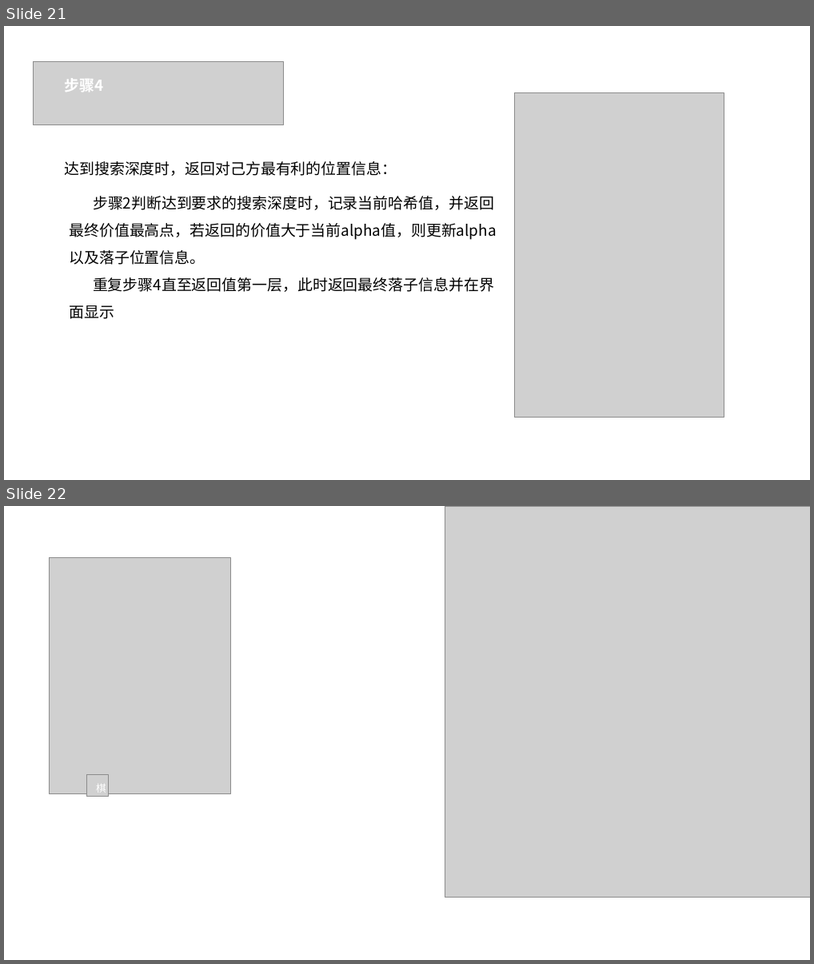
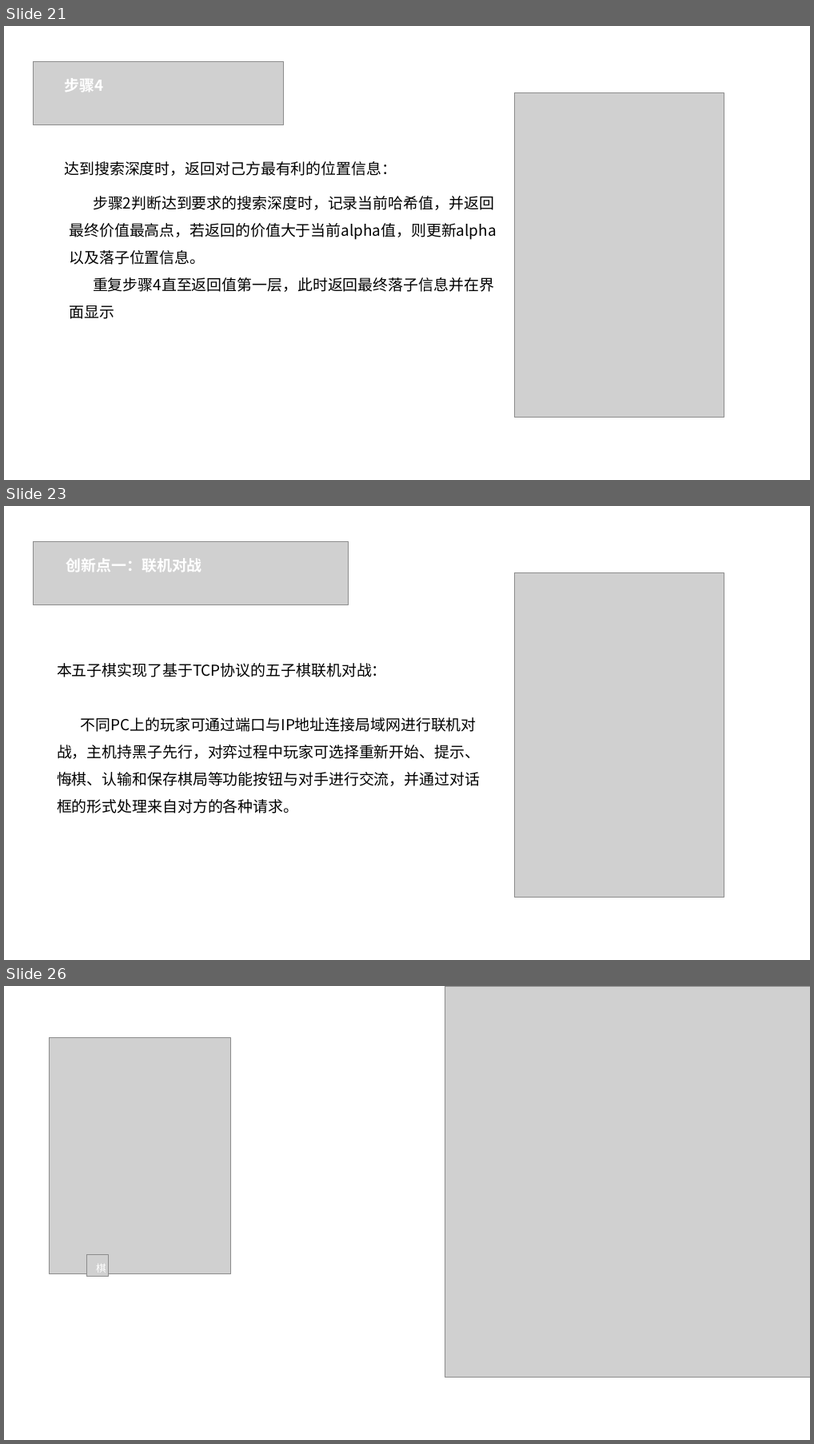
Before and after one commit to IPCHIFUNG/Gobang, a slide deck: doc/五子棋项目演示PPT.pptx. Shown one above the other, each under a label of ours: slides 21 and 22 before the commit, slides 21, 23 and 26 after it; the slides between them are not shown. The pictures are 814x964 and 814x1444 pixels, drawn with LibreOffice and Linux fonts; fonts in the diff are those of the drawing; grey boxes stand for pictures. Boxes give left, top, right and bottom in pixels: in the first picture for what was removed or moved away, otherwise in the second. Text is boxed around its words. In the diff, an @@ line names an element or a change of style, - is before the commit and + after.

Commit message:
PPT创新部分完成

```diff
--- a/doc/五子棋项目演示PPT.pptx
+++ b/doc/五子棋项目演示PPT.pptx
@@ slide 23 added at (4, 506, 810, 960), background #FFFFFF @@
@@ picture added at (33, 542, 348, 605) @@
@@ text added at (66, 558, 202, 572), 18 pt, text #FFFFFF, bold @@
+创新点一：联机对战
@@ picture added at (515, 573, 725, 896) @@
@@ text added at (57, 663, 480, 813), 18 pt, text #000000 @@
+本五子棋实现了基于TCP协议的五子棋联机对战：
+不同PC上的玩家可通过端口与IP地址连接局域网进行联机对战，主机持黑子先行，对弈过程中玩家可选择重新开始、提示、悔棋、认输和保存棋局等功能按钮与对手进行交流，并通过对话框的形式处理来自对方的各种请求。
@@ what was slide 22 is now slide 26 @@
```
Also in this commit, not shown: 3 other slides added, 1 other file.
